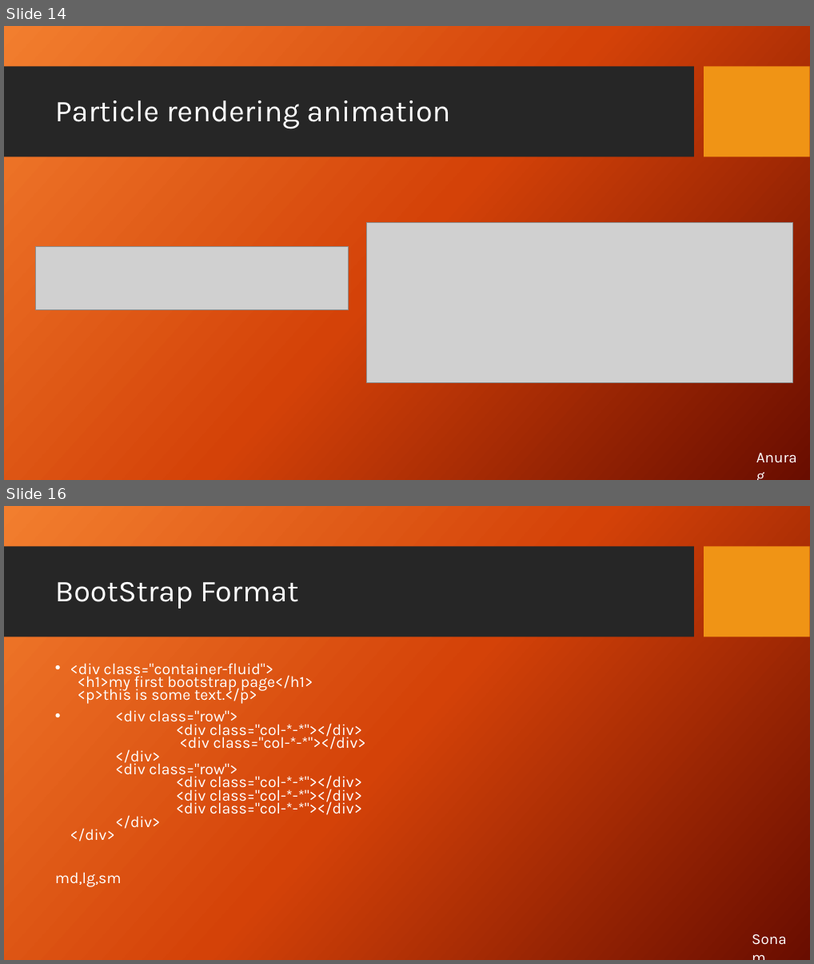
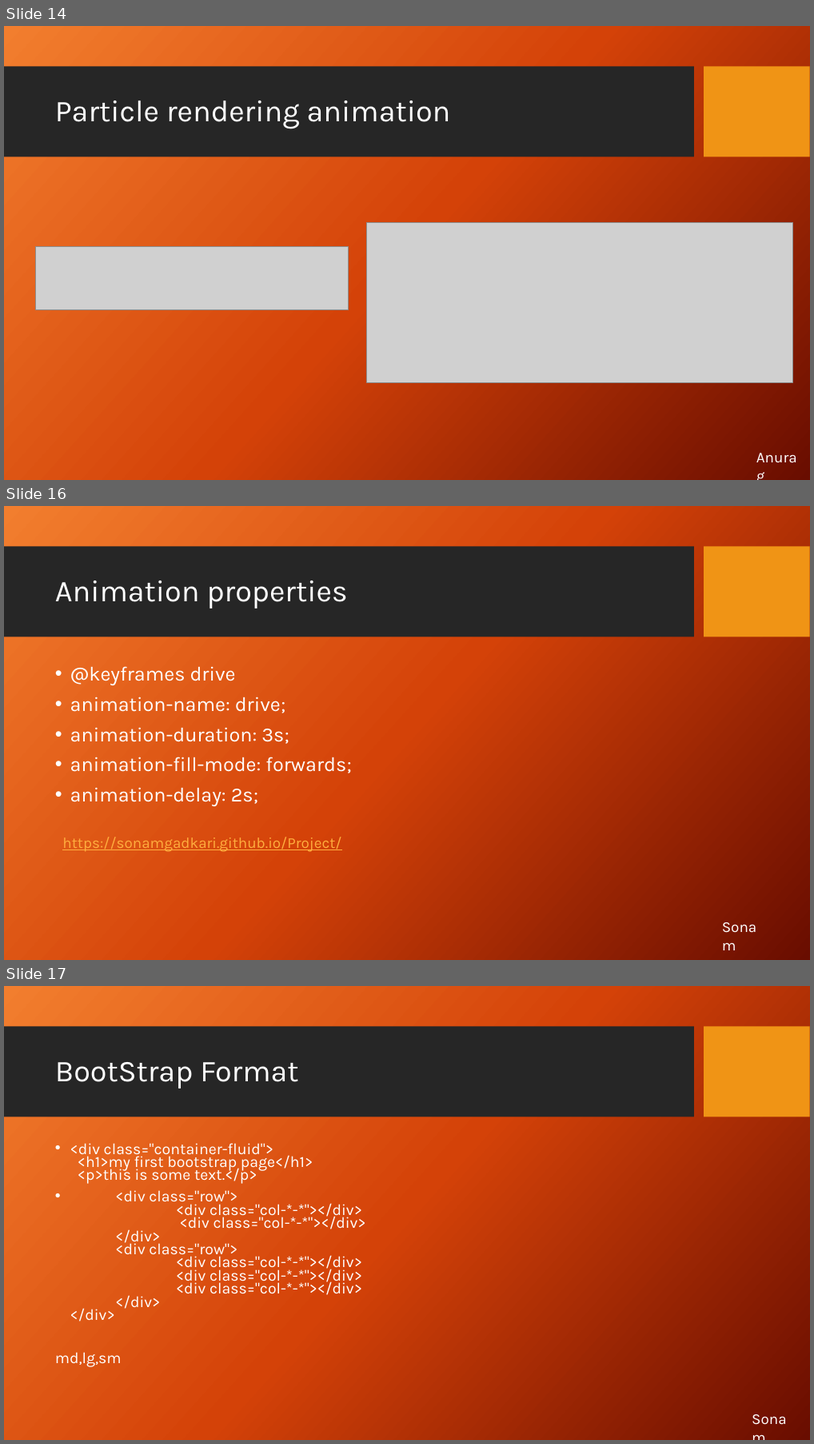
Before and after one commit to SonamGadkari/Project, a slide deck: web apps Presentation.pptx. Shown one above the other, each under a label of ours: slides 14 and 16 before the commit, slides 14, 16 and 17 after it; the slides between them are not shown. The pictures are 814x964 and 814x1444 pixels, drawn with LibreOffice and Linux fonts; fonts in the diff are those of the drawing; grey boxes stand for pictures; background and template pictures are left out. Boxes give left, top, right and bottom in pixels: in the first picture for what was removed or moved away, otherwise in the second. Text is boxed around its words. In the diff, an @@ line names an element or a change of style, - is before the commit and + after.

```diff
--- a/web apps Presentation.pptx
+++ b/web apps Presentation.pptx
@@ slide 16 added at [4,506,810,960], background picture (left out); not listed: 2 template elements that a slide beside it also shows @@
@@ title added at [55,580,348,608], 36 pt, text #FFFFFF @@
+Animation properties
@@ text added at [70,666,351,806], 24 pt, text #FFFFFF @@
+• @keyframes drive
+• animation-name: drive;
+• animation-duration: 3s;
+• animation-fill-mode: forwards;
+• animation-delay: 2s;
@@ text added at [62,836,342,852], 18 pt, text #FFAE3E, underline @@
+https://sonamgadkari.github.io/Project/
@@ text added at [717,914,774,939], 18 pt, text #FFFFFF @@
+Sonam
@@ what was slide 16 is now slide 17 @@
```
Also in this commit, not shown: 1 slide changed, 1 other slide added, 1 other file.
